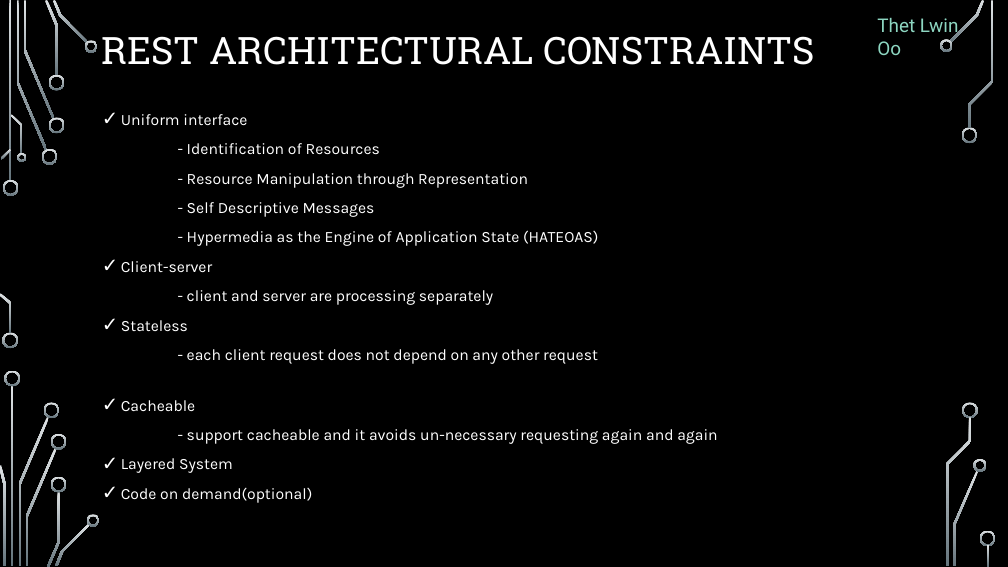
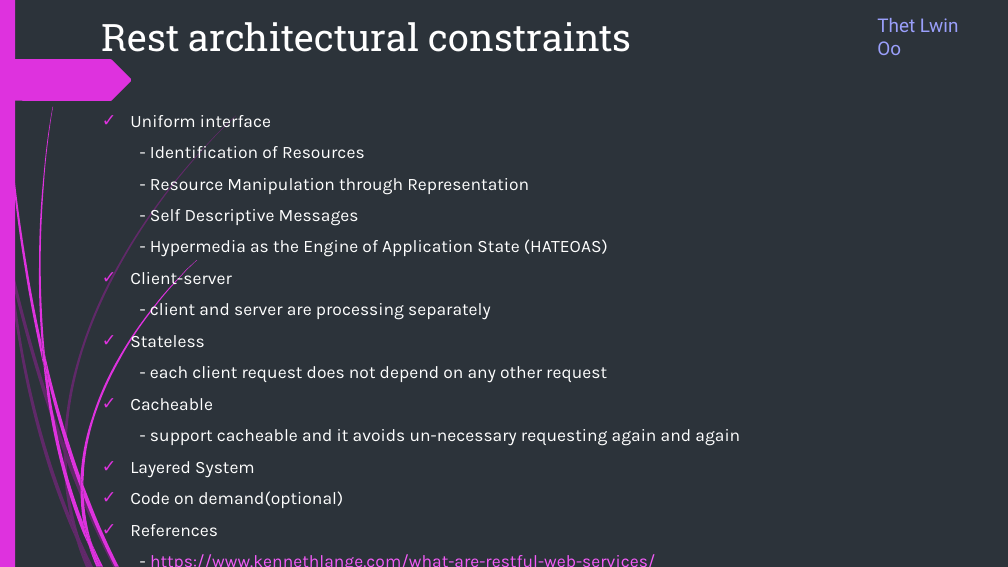
Before and after one commit to ThetLwinOoAam/AspNetMVCTPC1_Doc, a slide deck: slide 3 of AspNetWebApi.pptx. Drawn at 1008x567 pixels with LibreOffice and Linux fonts; fonts in the diff are those of the drawing; background and template pictures are left out. Boxes give left, top, right and bottom in pixels: in the first picture for what was removed or moved away, otherwise in the second. Text is boxed around its words. In the diff, an @@ line names an element or a change of style, - is before the commit and + after.

Commit message:
Final slide for web api
Final slide for web api

```diff
--- a/AspNetWebApi.pptx
+++ b/AspNetWebApi.pptx
@@ background picture (left out) to #2C333A @@
@@ rectangle added at (0, 0, 15, 567), fill #DE32DE @@
@@ title "Rest architectural constraints" at (102, 22, 632, 61): vertical alignment middle to top @@
@@ title at (102, 22, 632, 61): text changed @@
-REST ARCHITECTURAL CONSTRAINTS
+Rest architectural constraints
@@ text "Thet Lwin Oo" at (877, 18, 959, 55): text colour #8DD6C1 to #9A9FFB @@
@@ freeform shape added at (0, 59, 132, 101), fill #DE32DE @@
@@ text at (130, 115, 740, 508): paragraphs added @@
+✓ References
+- https://www.kennethlange.com/what-are-restful-web-services/
@@ text at (130, 115, 740, 508): size 15 to 16.6 pt in "Uniform interface", "- Identification of Resources", "- Resource Manipulation through Representation", "- Self Descriptive Messages" and 9 more places; indent changed @@
@@ fill gradient #DFE3E5 to #65757D to #DE32DE in 5 elements at (83, 523, 101, 566), (80, 477, 83, 496), (92, 544, 104, 567), (43, 361, 88, 546), (42, 340, 48, 382) @@
@@ freeform shape: place and size @@
-freeform shape at (0, 293, 11, 333)
+freeform shape at (42, 340, 48, 382)
@@ freeform shape: place and size @@
-freeform shape at (18, 417, 48, 566)
+freeform shape at (43, 361, 88, 546)
@@ fill gradient #DFE3E5 to #65757D to #B01CB0 at 40% opacity in 3 elements at (67, 451, 117, 567), (64, 453, 79, 538), (64, 443, 67, 461) @@
@@ freeform shape: place and size @@
-freeform shape at (51, 434, 67, 450)
+freeform shape at (64, 443, 67, 461)
@@ freeform shape: place and size @@
-freeform shape at (47, 492, 60, 567)
+freeform shape at (64, 453, 79, 538)
@@ freeform shape: place and size @@
-freeform shape at (26, 448, 57, 566)
+freeform shape at (67, 451, 117, 567)
@@ freeform shape: place and size @@
-freeform shape at (51, 476, 67, 492)
+freeform shape at (80, 477, 83, 496)
@@ group added at (2, 0, 197, 567): 7 freeform shapes @@
@@ group added at (0, 116, 236, 567): 7 freeform shapes @@
@@ freeform shape: place and size @@
-freeform shape at (55, 523, 90, 566)
+freeform shape at (83, 523, 101, 566)
@@ freeform shape: place and size @@
-freeform shape at (87, 514, 100, 526)
+freeform shape at (92, 544, 104, 567)
@@ group removed at (0, 0, 996, 566): 25 freeform shapes, 3 rectangles @@
```
Also in this commit, not shown: 14 other slides changed, 14 slides added.
